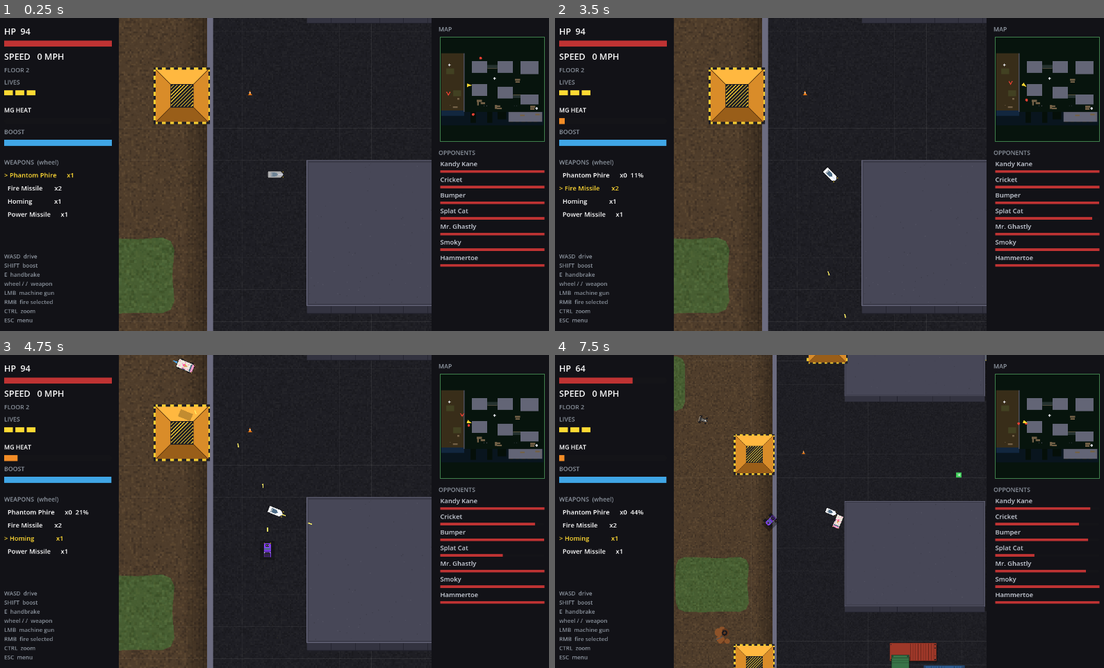
Above: before the commit, frames 1-4 (two rows, left to right).
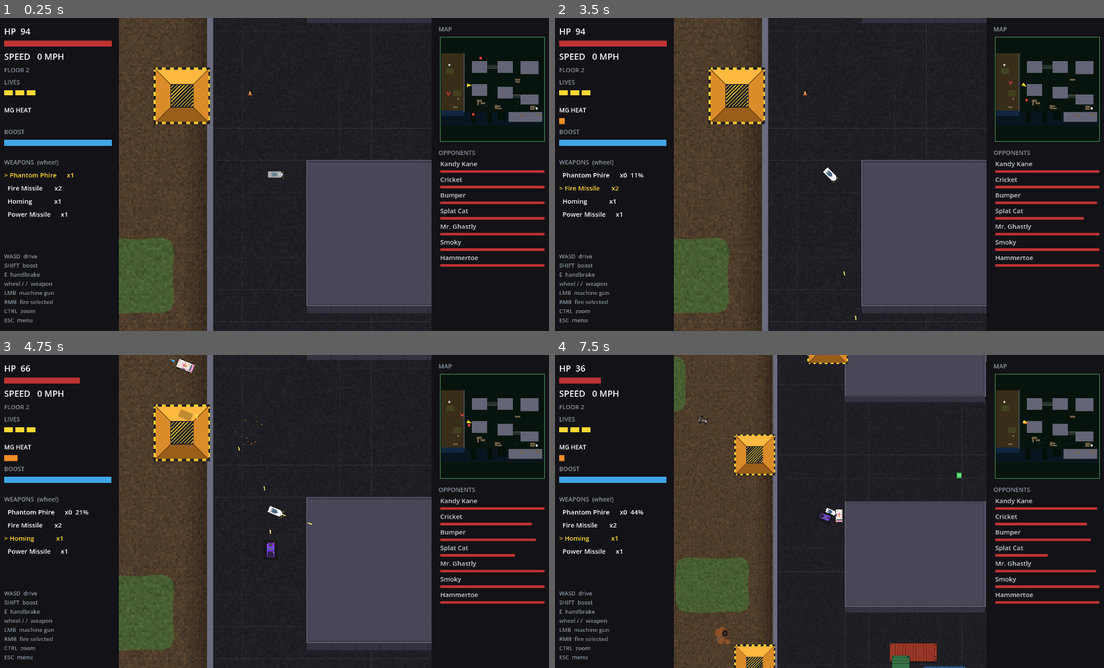
Above: after the commit, the same moments.

Repository: b3p3k0/bentchrome
Game: Godot game, scene res://levels/dock/dock.tscn
The game is run twice, just before and just after one commit, with the same random seed, the same clock (stepped at 60 frames per second) and the same inputs. This scene is started directly instead of the project's main scene.
Inputs (mouse positions are in pixels of both pictures, inside the frame that each line leads up to):
- Up to frame 1 (0.25 s): no input
- Up to frame 2 (3.5 s): tap Enter (select_confirm) at 0.5 s; move the mouse to (950, 158) at 0.52 s; hold D (move_right) 0.53-1.25 s; tap Shift (boost) at 0.6 s; click (950, 158) at 0.67 s; tap Space at 0.77 s; drag from (719, 190) to (620, 130) at 1.27 s; move the mouse to (884, 105) at 2.02 s; hold D (move_right) 2.03-2.75 s; right-click (884, 105) at 2.1 s; drag from (802, 237) to (681, 274) at 2.77 s
- Up to frame 3 (4.75 s): move the mouse to (444, 558) at 3.52 s; hold A (move_left) 3.53-4.25 s; tap / (weapon_next) at 3.6 s; tap Space at 3.77 s; drag from (109, 464) to (406, 570) at 4.27 s
- Up to frame 4 (7.5 s): move the mouse to (856, 511) at 5.02 s; hold E (handbrake) 5.03-5.75 s; tap Ctrl (zoom_toggle) at 5.1 s; click (856, 511) at 5.17 s; drag from (747, 433) to (675, 552) at 5.77 s; move the mouse to (950, 495) at 6.52 s; hold W (move_up) 6.53-7.25 s; tap Backspace at 6.6 s; tap Space at 6.77 s; drag from (719, 527) to (1049, 448) at 7.27 s

The runs differ from the first frame. In frame 1, less than 0.1% of the frame differs, in the area x 89-91%, y 18-20%; in frame 2, less than 0.1%; in frame 3, 0.3%; in frame 4, 1.8%, in the area x 3-99%, y 0-100%.

Commit message:
Card 6: leaner healing, an all-seeing eye for the mechanic
The Docks drops its central repair pad — two stations for a map this size
keeps the healing a decision, not a lap marker. DEVGOD gains radar
omniscience: every enemy blip map-wide while the toggle is on (a testing
aid; normal play keeps the 1500px sensor gate). CLAUDE.md and README catch
up on the whole dial-in batch — bridges, underpasses, chain-link, the
longer ship, pyramid ramps, and the z-order depth rule.

Co-Authored-By: Claude Fable 5 <noreply@anthropic.com>

Diff:
--- a/levels/dock/dock.tscn
+++ b/levels/dock/dock.tscn
@@ -1061,9 +1061,6 @@
 position = Vector2(-2144, -1216)
 
 [node name="HealthStation2" parent="." instance=ExtResource("10_heal")]
-position = Vector2(100, -550)
-
-[node name="HealthStation3" parent="." instance=ExtResource("10_heal")]
 position = Vector2(2200, 960)
 
 [node name="AmmoStandard1" parent="." instance=ExtResource("8_ammo")]
--- a/tests/test_dock_level.gd
+++ b/tests/test_dock_level.gd
@@ -37,7 +37,7 @@
 			enemies.append(child)
 
 	t.check(enemies.size() == 7, "dock: LARGE class carries 7 enemies (got %d)" % enemies.size())
-	t.check(stations == 3, "dock: LARGE class carries 3 stations (got %d)" % stations)
+	t.check(stations == 2, "dock: two stations only — this size earns its scarcity (got %d)" % stations)
 	t.check(zones.size() >= 10, "dock: floor tags cover the terraces (got %d zones)" % zones.size())
 
 	# Every spawn's start_floor has a matching tag zone under it (highest wins,
--- a/ui/radar.gd
+++ b/ui/radar.gd
@@ -65,9 +65,13 @@
 		draw_circle(_map(d.global_position), 2.0, DUMMY_COLOR)
 	# Blips are shape-coded against the player's terrace: same floor (or a
 	# legacy level) = the classic dot, a floor above = ^, below = v.
+	# DEVGOD sees everything map-wide — a testing aid riding the settings
+	# toggle; normal play keeps the RANGE skill gate.
+	var gs := get_node_or_null(^"/root/GameState")
+	var all_seeing: bool = gs != null and gs.devgod
 	var pf := _floor_of(player)
 	for e in get_tree().get_nodes_in_group(&"enemies"):
-		if e.global_position.distance_to(player.global_position) > RANGE:
+		if not all_seeing and e.global_position.distance_to(player.global_position) > RANGE:
 			continue
 		var p := _map(e.global_position)
 		var ef := _floor_of(e)
Not shown, changed: CLAUDE.md
Not shown, changed: README.md
